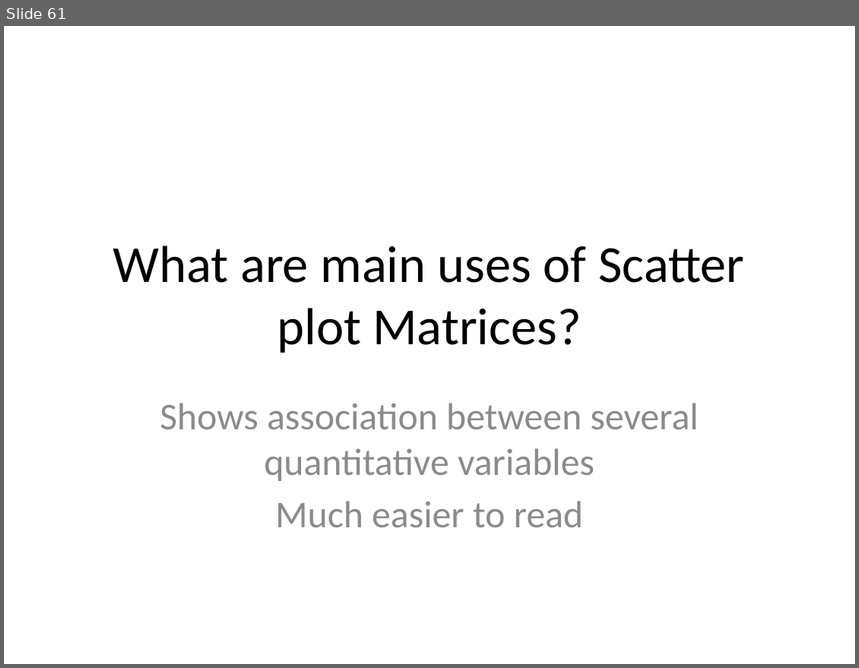
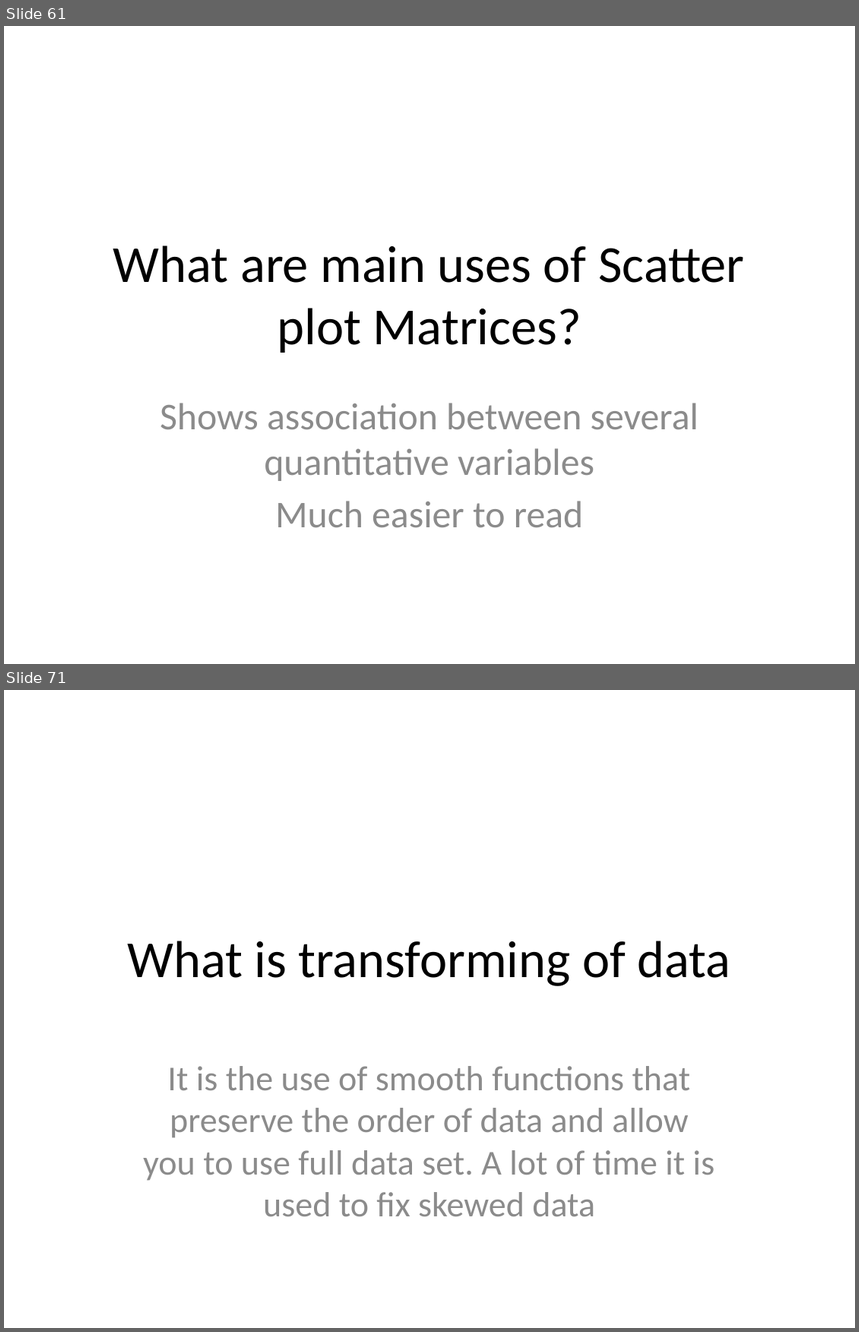
Before and after one commit to githubsebkun/Software-Interview-Questions, a slide deck: Data science.pptx. Shown one above the other, each under a label of ours: slide 61 before the commit, slides 61 and 71 after it; the slides between them are not shown. The pictures are 859x668 and 859x1332 pixels, drawn with LibreOffice and Linux fonts; fonts in the diff are those of the drawing. Boxes give left, top, right and bottom in pixels: in the first picture for what was removed or moved away, otherwise in the second. Text is boxed around its words. In the diff, an @@ line names an element or a change of style, - is before the commit and + after.

```diff
--- a/Data science.pptx
+++ b/Data science.pptx
@@ slide 71 added at <box>4,690,855,1328</box>, background #FFFFFF @@
@@ title added at <box>127,941,731,986</box>, 44 pt, text #000000 @@
+What is transforming of data
@@ subtitle added at <box>143,1066,715,1217</box>, 29.6 pt, text #8C8C8C @@
+It is the use of smooth functions that preserve the order of data and allow you to use full data set. A lot of time it is used to fix skewed data
```
Also in this commit, not shown: 1 slide changed, 16 other slides added, 8 other files.
